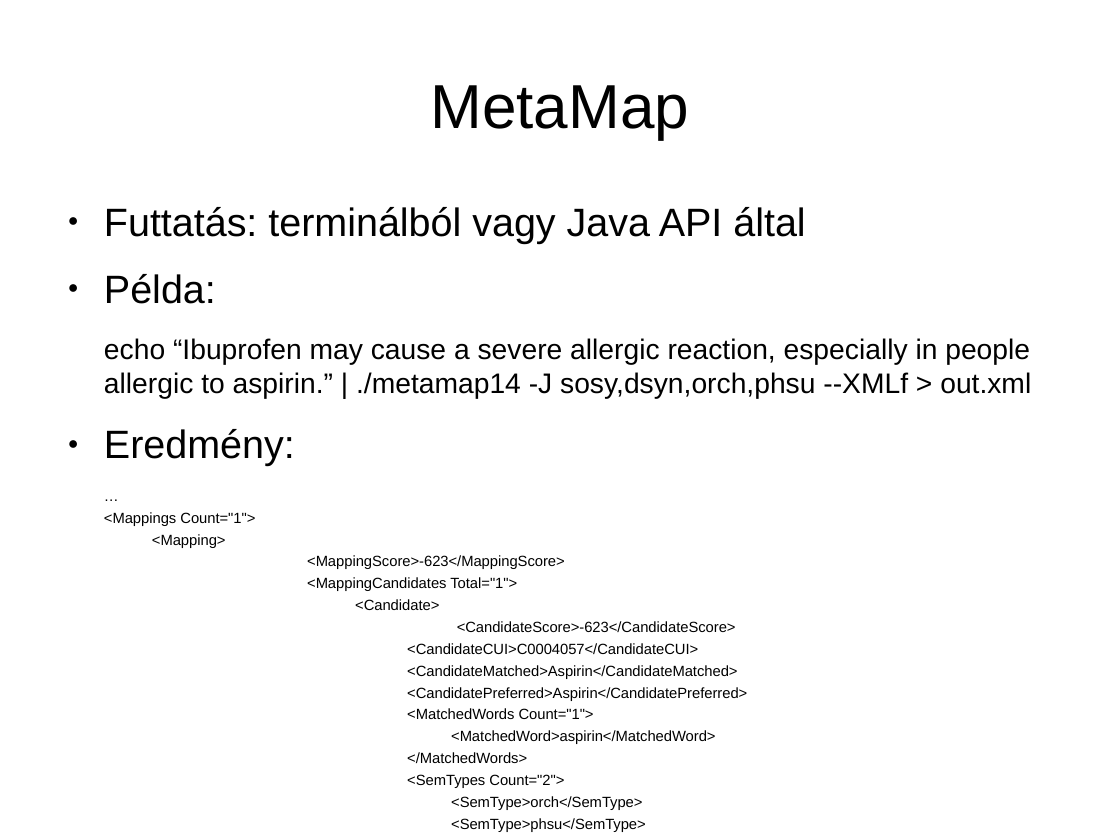
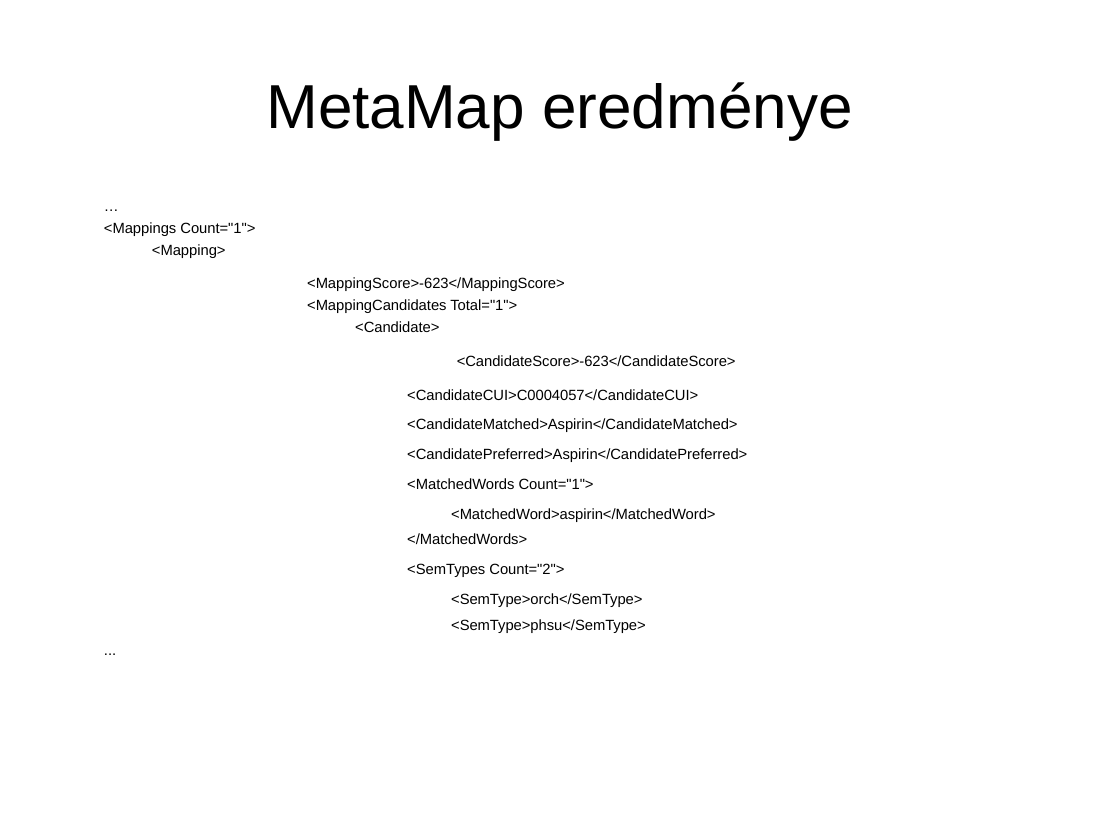
Before and after one commit to Zoliqa/drugsdb, a slide deck: slide 6 of docs/thesis/Orvosi szövegértelmező rendszer - bemutató.odp (slide 5 before the commit). Drawn at 1120x840 pixels with LibreOffice and Linux fonts; fonts in the diff are those of the drawing. Boxes give left, top, right and bottom in pixels: in the first picture for what was removed or moved away, otherwise in the second. Text is boxed around its words. In the diff, an @@ line names an element or a change of style, - is before the commit and + after.

Commit message:
edited presentation

```diff
--- a/docs/thesis/Orvosi szövegértelmező rendszer - bemutató.odp
+++ b/docs/thesis/Orvosi szövegértelmező rendszer - bemutató.odp
@@ title at <box>266,82,853,139</box>: text changed @@
-MetaMap
+MetaMap eredménye
@@ text at <box>104,222,747,633</box>: paragraph added @@
+...
@@ text at <box>104,207,1031,466</box>: paragraphs removed @@
-● Futtatás: terminálból vagy Java API által
-● Példa:
-echo “Ibuprofen may cause a severe allergic reaction, especially in people allergic to aspirin.” | ./metamap14 -J sosy,dsyn,orch,phsu --XMLf > out.xml
-● Eredmény:
@@ text at <box>152,244,747,633</box>: more space between paragraphs @@
```
Also in this commit, not shown: 4 other slides changed, 5 slides added, 2 other files.
